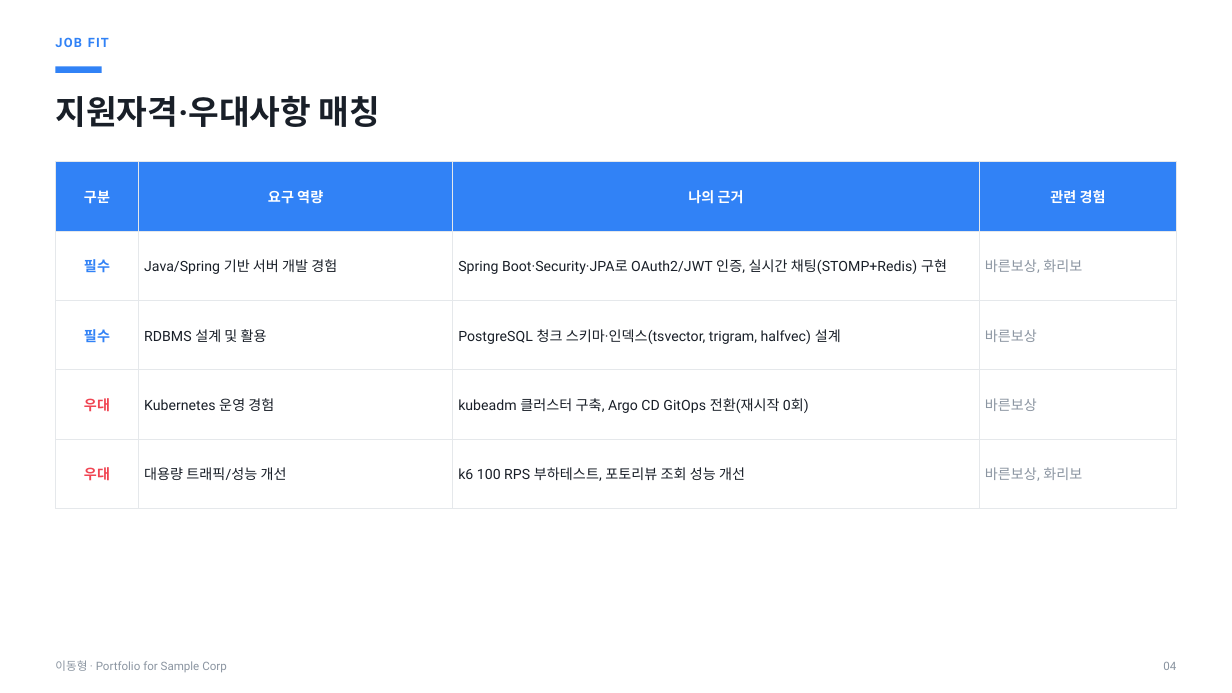
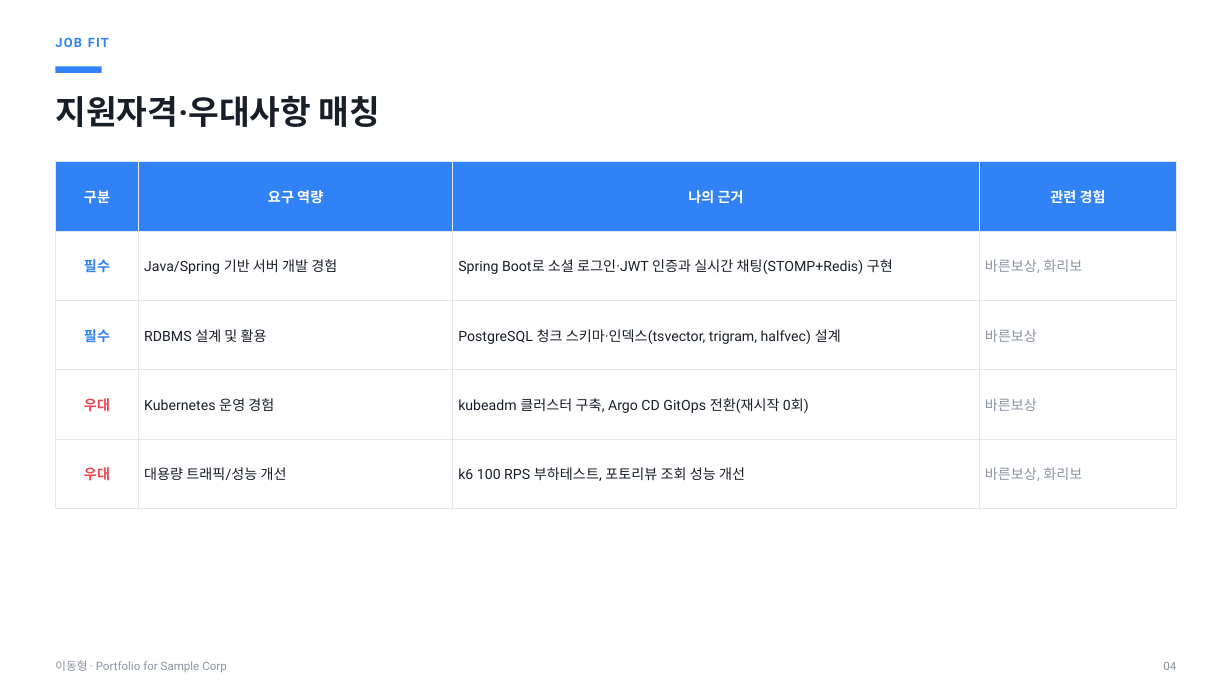
Before and after one commit to donghoong2/company-portfolio, a slide deck: slide 4 of output/_sample_portfolio.pptx. Drawn at 1232x693 pixels with LibreOffice and Linux fonts; fonts in the diff are those of the drawing. Boxes give left, top, right and bottom in pixels: in the first picture for what was removed or moved away, otherwise in the second. Text is boxed around its words. In the diff, an @@ line names an element or a change of style, - is before the commit and + after.

```diff
--- a/output/_sample_portfolio.pptx
+++ b/output/_sample_portfolio.pptx
@@ table at (55, 162, 1177, 485) @@
-row 2, column 3: Spring Boot·Security·JPA로 OAuth2/JWT 인증, 실시간 채팅(STOMP+Redis) 구현
+row 2, column 3: Spring Boot로 소셜 로그인·JWT 인증과 실시간 채팅(STOMP+Redis) 구현
```
Also in this commit, not shown: 6 other slides changed, 15 other files.
